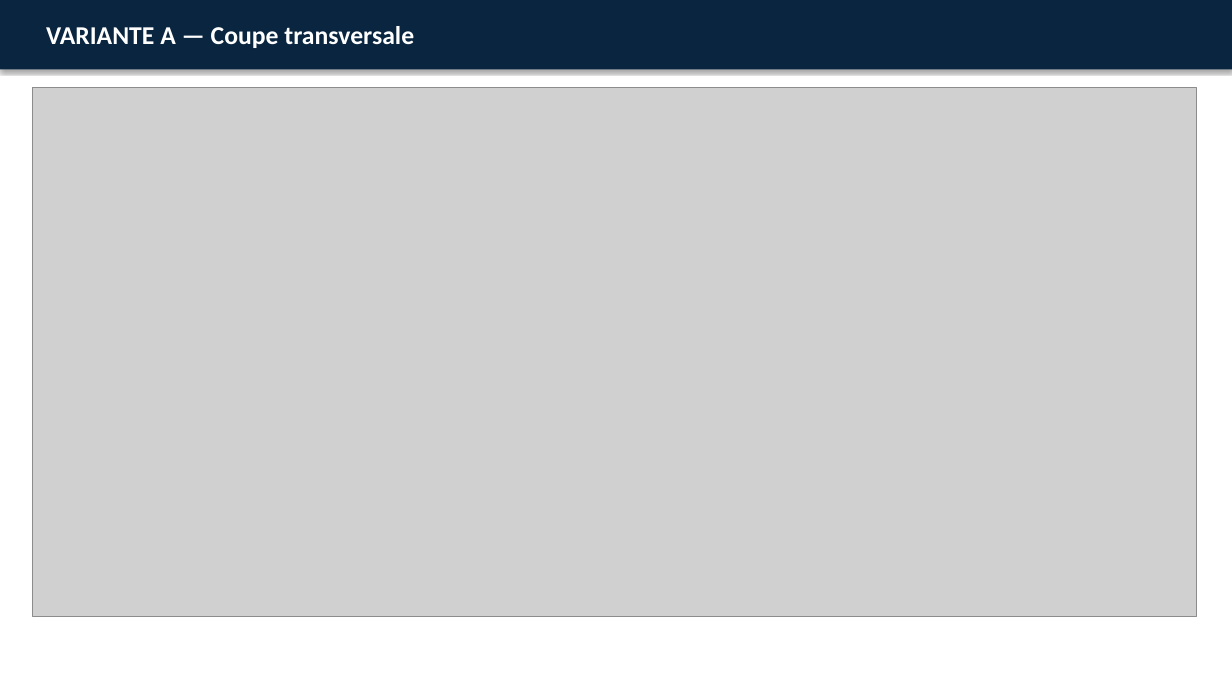
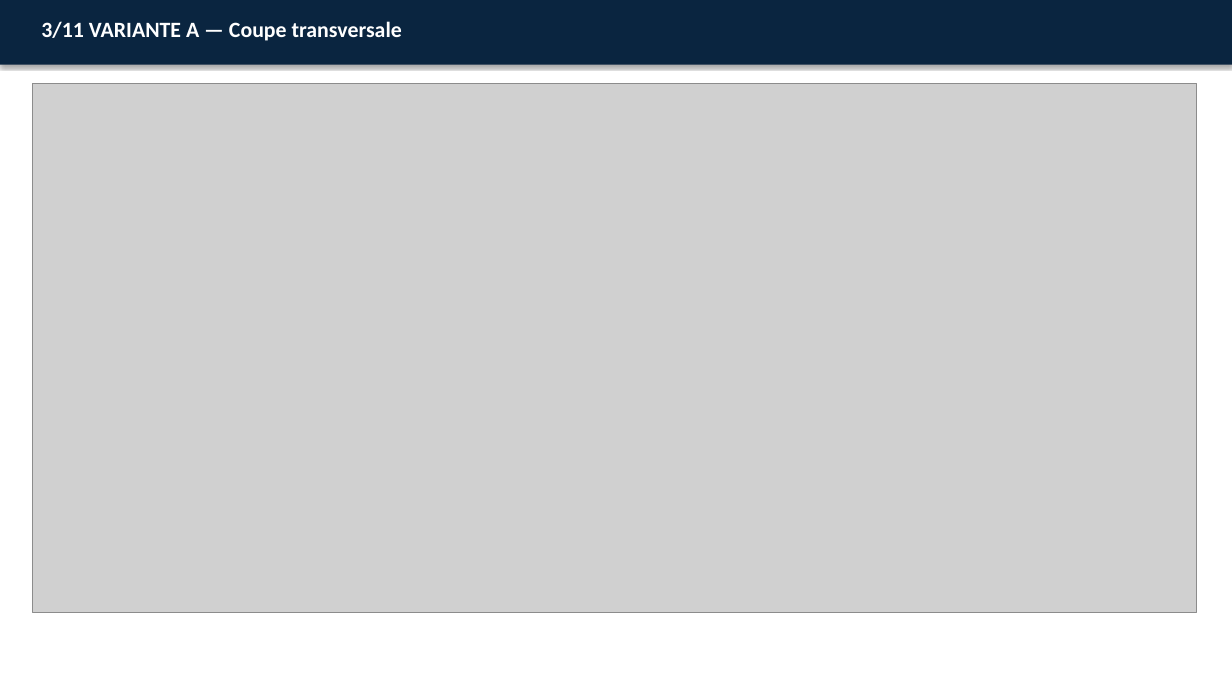
Before and after one commit to Mamady10/konadata-pwa, a slide deck: slide 3 of exports/Conceptions_Architecturales_Variantes_Pont.pptx (slide 4 before the commit). Drawn at 1232x693 pixels with LibreOffice and Linux fonts; fonts in the diff are those of the drawing; grey boxes stand for pictures. Boxes give left, top, right and bottom in pixels: in the first picture for what was removed or moved away, otherwise in the second. Text is boxed around its words. In the diff, an @@ line names an element or a change of style, - is before the commit and + after.

```diff
--- a/exports/Conceptions_Architecturales_Variantes_Pont.pptx
+++ b/exports/Conceptions_Architecturales_Variantes_Pont.pptx
@@ rectangle: place and size @@
-rectangle at [0, 0, 1232, 69]
+rectangle at [0, 0, 1232, 65]
@@ text at [41, 21, 402, 41]: text changed; size 20 to 17 pt @@
-VARIANTE A — Coupe transversale
+3/11 VARIANTE A — Coupe transversale
@@ picture: place and size @@
-picture at [32, 88, 1197, 616]
+picture at [32, 83, 1197, 612]
```
Also in this commit, not shown: 9 other slides changed, 1 slide added, 3 slides removed, 8 other files.
